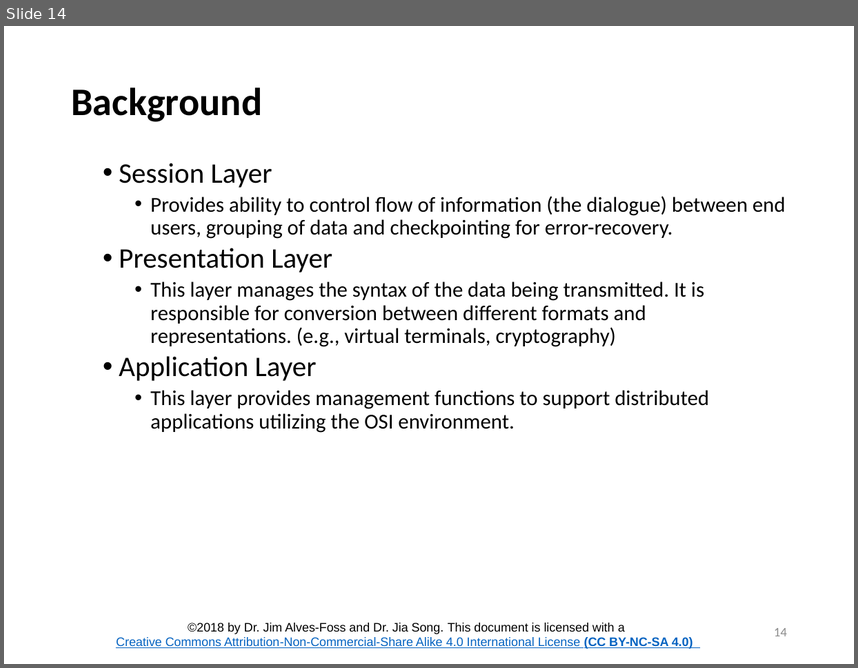
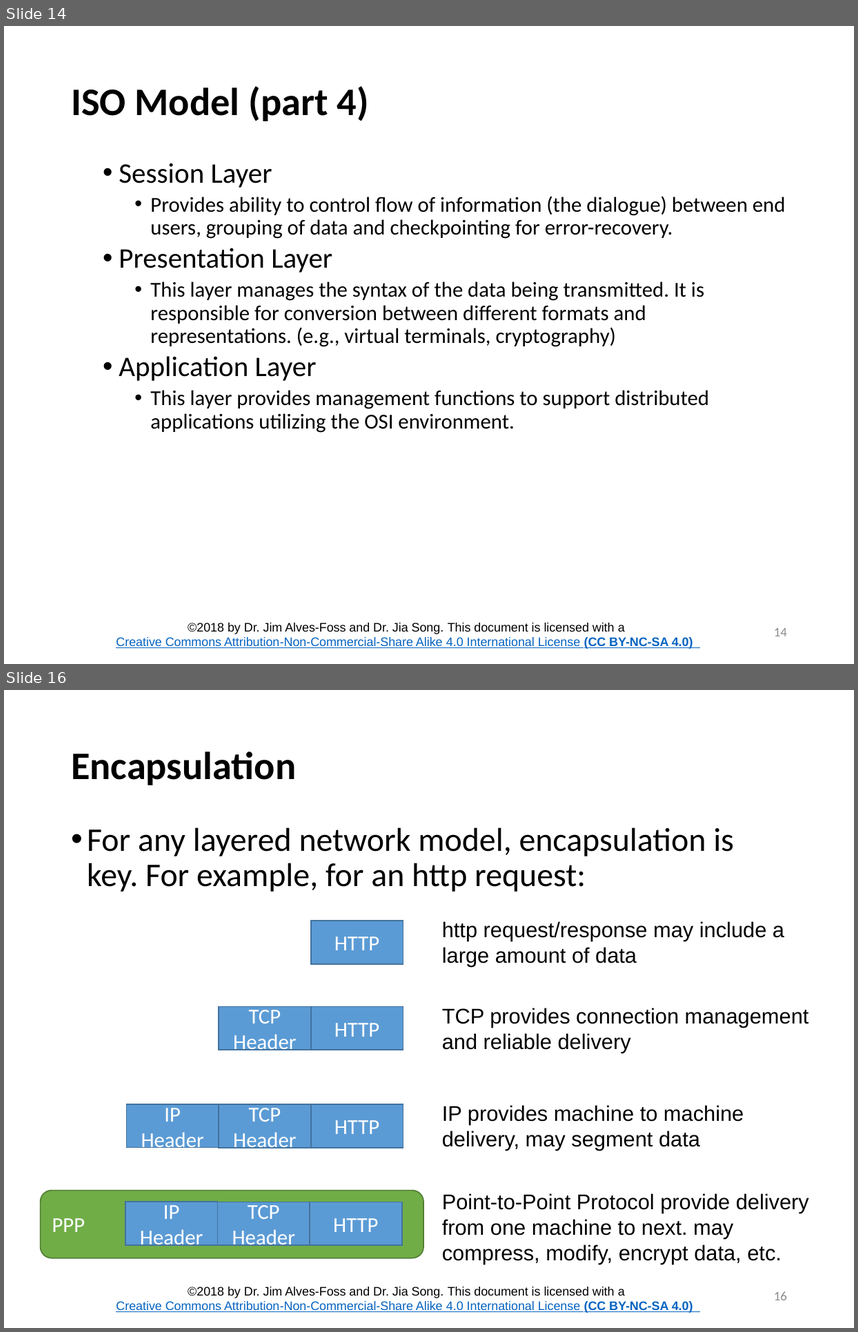
Before and after one commit to CenterForSecureAndDependableSystems/Teaching-Materials, a slide deck: Network-Security/Module_1 Internetworking/Lesson_1_Networking_Overview.pptx. Shown one above the other, each under a label of ours: slide 14 before the commit, slides 14 and 16 after it; the slides between them are not shown. The pictures are 858x668 and 858x1332 pixels, drawn with LibreOffice and Linux fonts; fonts in the diff are those of the drawing; background and template pictures are left out. Boxes give left, top, right and bottom in pixels: in the first picture for what was removed or moved away, otherwise in the second. Text is boxed around its words. In the diff, an @@ line names an element or a change of style, - is before the commit and + after.

```diff
--- a/Network-Security/Module_1 Internetworking/Lesson_1_Networking_Overview.pptx
+++ b/Network-Security/Module_1 Internetworking/Lesson_1_Networking_Overview.pptx
@@ slide 16 added at (x1=4, y1=690, x2=854, y2=1328), background #FFFFFF; not listed: 1 template element that a slide beside it also shows @@
@@ title added at (x1=71, y1=751, x2=296, y2=785), 33 pt, text #000000, bold @@
+Encapsulation
@@ text added at (x1=87, y1=827, x2=734, y2=891), 28 pt, text #000000 @@
+• For any layered network model, encapsulation is key. For example, for an http request:
@@ rectangle added at (x1=311, y1=920, x2=403, y2=964), fill #5B9BD5, outline #43739E 1 pt, 18 pt, text #FFFFFF @@
+HTTP
@@ text added at (x1=442, y1=921, x2=784, y2=967), 18 pt, text #000000 @@
+http request/response may include a large amount of data
@@ rectangle added at (x1=219, y1=1006, x2=311, y2=1049), fill #5B9BD5, outline #43739E 1 pt, 18 pt, text #FFFFFF @@
+TCP Header
@@ rectangle added at (x1=311, y1=1006, x2=403, y2=1049), fill #5B9BD5, outline #43739E 1 pt, 18 pt, text #FFFFFF @@
+HTTP
@@ text added at (x1=442, y1=1007, x2=809, y2=1052), 18 pt, text #000000 @@
+TCP provides connection management and reliable delivery
@@ rectangle added at (x1=126, y1=1104, x2=218, y2=1147), fill #5B9BD5, outline #43739E 1 pt, 18 pt, text #FFFFFF @@
+IP Header
@@ rectangle added at (x1=219, y1=1104, x2=311, y2=1147), fill #5B9BD5, outline #43739E 1 pt, 18 pt, text #FFFFFF @@
+TCP Header
@@ rectangle added at (x1=311, y1=1104, x2=403, y2=1147), fill #5B9BD5, outline #43739E 1 pt, 18 pt, text #FFFFFF @@
+HTTP
@@ text added at (x1=442, y1=1105, x2=744, y2=1150), 18 pt, text #000000 @@
+IP provides machine to machine delivery, may segment data
@@ group added at (x1=41, y1=1190, x2=424, y2=1258): 3 rectangles, 1 rounded rectangle @@
+PPP
+HTTP
+TCP Header
+IP Header
@@ text added at (x1=442, y1=1193, x2=809, y2=1263), 18 pt, text #000000 @@
+Point-to-Point Protocol provide delivery from one machine to next. may compress, modify, encrypt data, etc.
@@ page number added at (x1=774, y1=1291, x2=787, y2=1300), 11 pt, text #8C8C8C @@
+16
@@ slide 14 changed as well @@
@@ title at (x1=71, y1=86, x2=369, y2=121): text changed @@
-Background
+ISO Model (part 4)
```
Also in this commit, not shown: 11 other slides changed, 1 other slide added, 1 slide removed, 55 other files.
